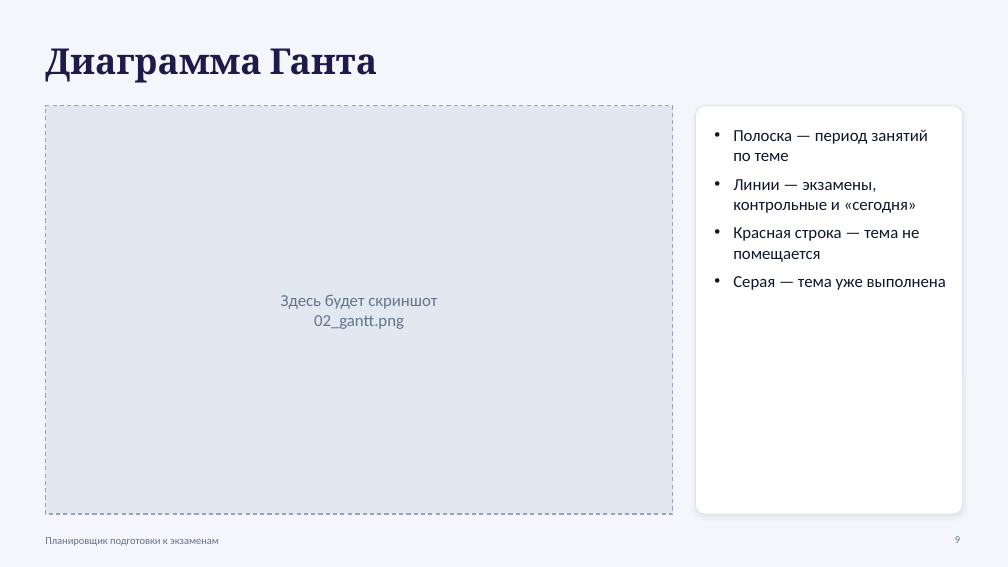
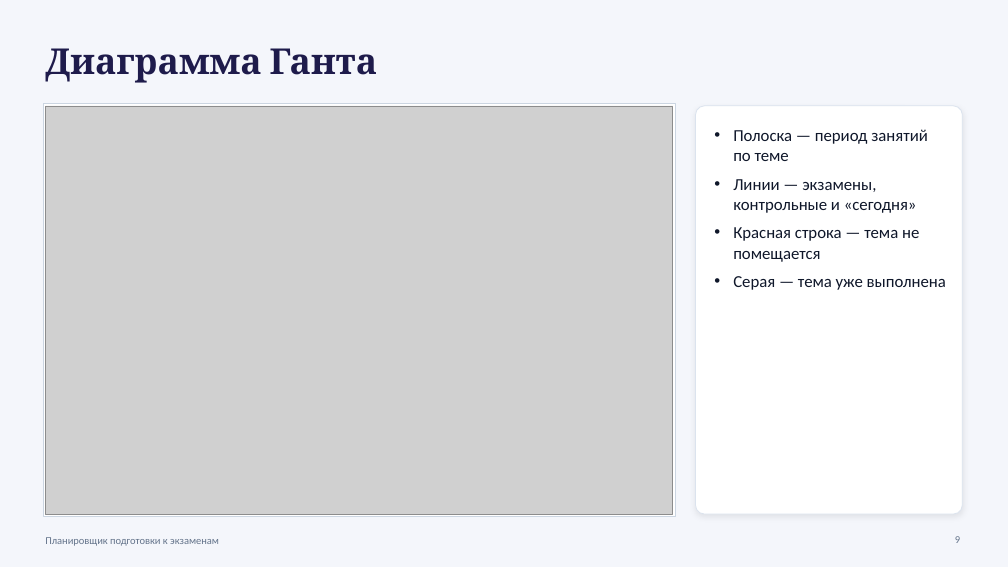
Before and after one commit to leywinkw/exam-planner, a slide deck: slide 9 of docs/Презентация_Планировщик_экзаменов.pptx. Drawn at 1008x567 pixels with LibreOffice and Linux fonts; fonts in the diff are those of the drawing; grey boxes stand for pictures. Boxes give left, top, right and bottom in pixels: in the first picture for what was removed or moved away, otherwise in the second. Text is boxed around its words. In the diff, an @@ line names an element or a change of style, - is before the commit and + after.

```diff
--- a/docs/Презентация_Планировщик_экзаменов.pptx
+++ b/docs/Презентация_Планировщик_экзаменов.pptx
@@ rectangle at (x1=43, y1=104, x2=675, y2=516): fill #E2E8F0 to #FFFFFF; outline #94A3B8 1 pt dashed to #CBD5E1 0.75 pt @@
@@ picture added at (x1=45, y1=106, x2=673, y2=514) @@
@@ text removed at (x1=281, y1=294, x2=437, y2=329) @@
-Здесь будет скриншот
-02_gantt.png
```
Also in this commit, not shown: 8 other slides changed, 14 other files.
